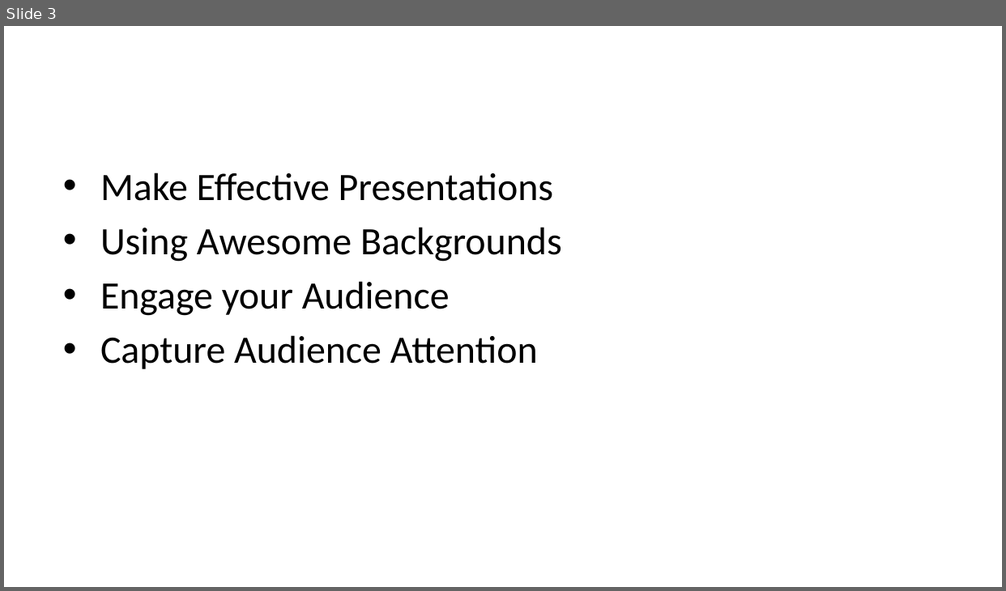
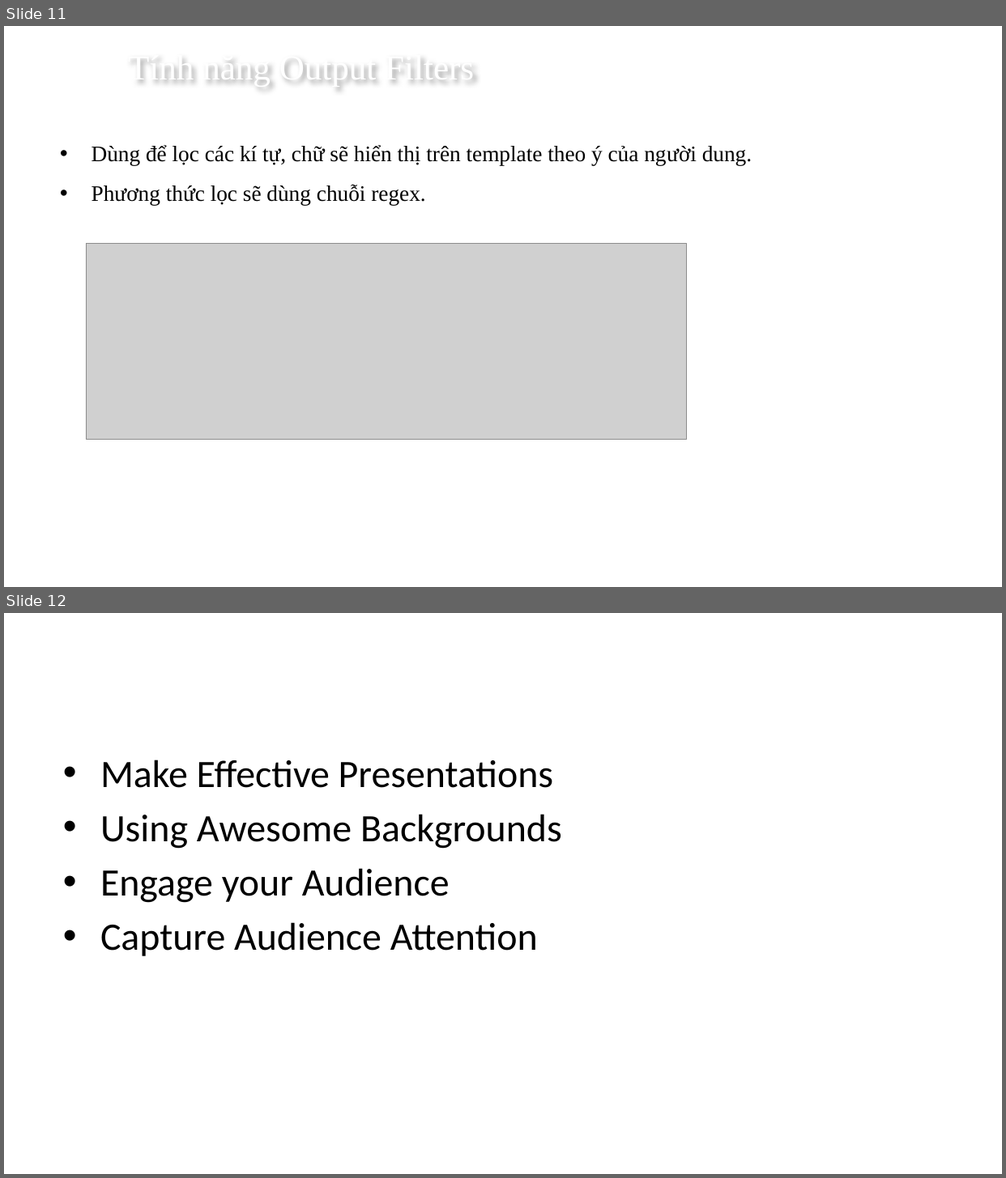
Before and after one commit to norihood/nihongo, a slide deck: PP dep/Mau_PowerPoint_Dep/smarty.pptx. Shown one above the other, each under a label of ours: slide 3 before the commit, slides 11 and 12 after it. The pictures are 1006x591 and 1006x1178 pixels, drawn with LibreOffice and Linux fonts; fonts in the diff are those of the drawing; grey boxes stand for pictures; background and template pictures are left out. Boxes give left, top, right and bottom in pixels: in the first picture for what was removed or moved away, otherwise in the second. Text is boxed around its words. In the diff, an @@ line names an element or a change of style, - is before the commit and + after.

```diff
--- a/PP dep/Mau_PowerPoint_Dep/smarty.pptx
+++ b/PP dep/Mau_PowerPoint_Dep/smarty.pptx
@@ slide 11 added at (4, 26, 1002, 587), background picture (left out) @@
@@ text added at (128, 61, 474, 86), 25.2 pt, text #FFFFFF @@
+Tính năng Output Filters
@@ text added at (91, 145, 752, 206), 16 pt, text #000000 @@
+• Dùng để lọc các kí tự, chữ sẽ hiển thị trên template theo ý của người dung.
+• Phương thức lọc sẽ dùng chuỗi regex.
@@ picture added at (86, 244, 685, 439) @@
@@ what was slide 3 is now slide 12 @@
```
Also in this commit, not shown: 1 slide changed, 8 other slides added, 1 other file.
